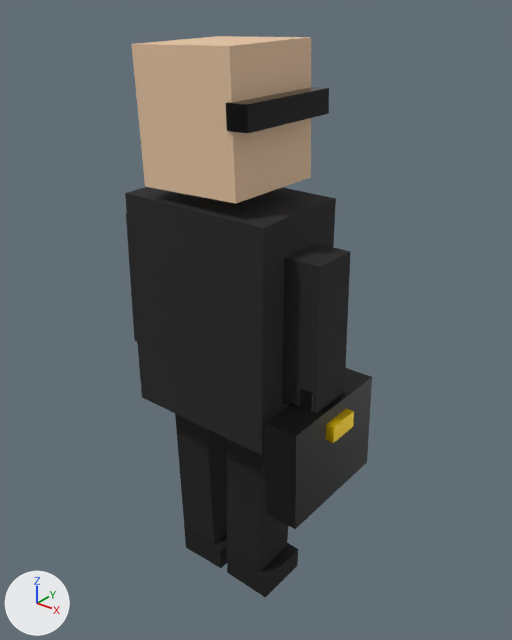
Two versions of the glTF model public/assets/actors/fondo_buitre.gltf, one commit apart.
Camera for both pictures: a camera (50 mm lens) standing at (0.974, -1.126, 1.466) and looking at (0.039, 0.044, 0.741). Arrows for +X, +Y and +Z are at lower left; the lights stay in place. The first picture is the older version. Both versions are drawn at frame 10 of the action 'walk'; the numbers are the values there.

Objects in the first picture: 'armRMesh', 'briefcase', 'head', 'legLMesh', 'legRMesh', 'shades', 'shoeL', 'shoeR', 'torso' and 3 more.
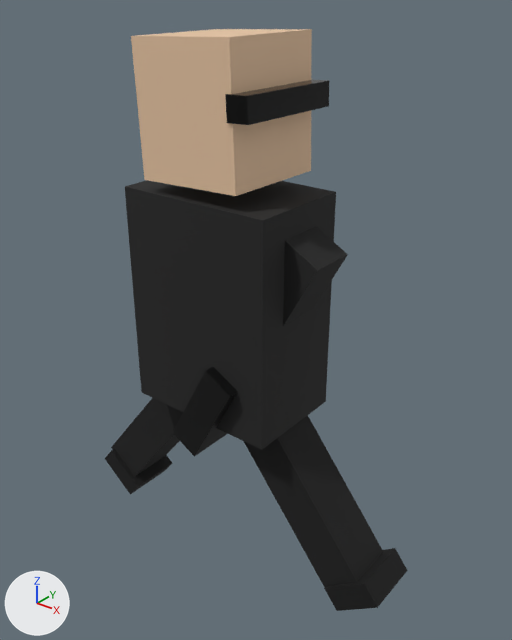
Not drawn themselves, but carrying or shaping drawn objects: ob_hips, ob_arml, ob_armr, ob_legl, ob_legr.

What differs and where, as boxes (x1, y1, x2, y2) in the pictures (512 x 640 px):
'torso', moved: before (125, 187, 336, 455); after (125, 180, 336, 450)
'head', moved: before (132, 36, 311, 204); after (131, 29, 312, 196)
'legRMesh', moved, turned: before (227, 439, 288, 572); after (244, 415, 383, 587)
'briefcase', moved, turned: before (265, 368, 372, 529); after (172, 367, 238, 457)
'armRMesh', moved, turned: before (282, 244, 350, 413); after (283, 227, 348, 326)
'legLMesh', moved, turned: before (175, 414, 227, 544); after (111, 398, 183, 477)
'shoeR', moved, turned: before (227, 543, 298, 598); after (324, 548, 408, 611)
'shades', moved: before (226, 87, 329, 133); after (225, 80, 329, 125)
'shoeL', moved, turned: before (185, 529, 228, 568); after (105, 449, 172, 494)
'caseClasp', moved, turned (not visible afterwards): before (326, 409, 354, 443)
'caseHandle', moved, turned (not visible afterwards): before (300, 389, 313, 413)
'armLMesh', moved, turned (not visible afterwards): before (126, 213, 137, 341)

The change, as a list of edits to the scene's bpy script:
```text
Change ob_hips:
    ob_hips.location: (0.0, 0.0, 0.521) -> (0.0, 0.0, 0.536)
Change ob_arml:
    ob_arml.rotation_euler: (0.0, 0.0207, 0.0) -> (0.0, -0.503, 0.0)  # degrees (0, 1.2, 0) -> degrees (0, -29, 0)
Change ob_armr:
    ob_armr.rotation_euler: (0.0, -0.0207, 0.0) -> (0.0, 0.503, 0.0)  # degrees (0, -1.2, 0) -> degrees (0, 29, 0)
Change ob_legl:
    ob_legl.rotation_euler: (0.0, -0.0276, 0.0) -> (0.0, 0.67, 0.0)  # degrees (0, -1.6, 0) -> degrees (0, 38, 0)
Change ob_legr:
    ob_legr.rotation_euler: (0.0, 0.0276, 0.0) -> (0.0, -0.67, 0.0)  # degrees (0, 1.6, 0) -> degrees (0, -38, 0)
```
